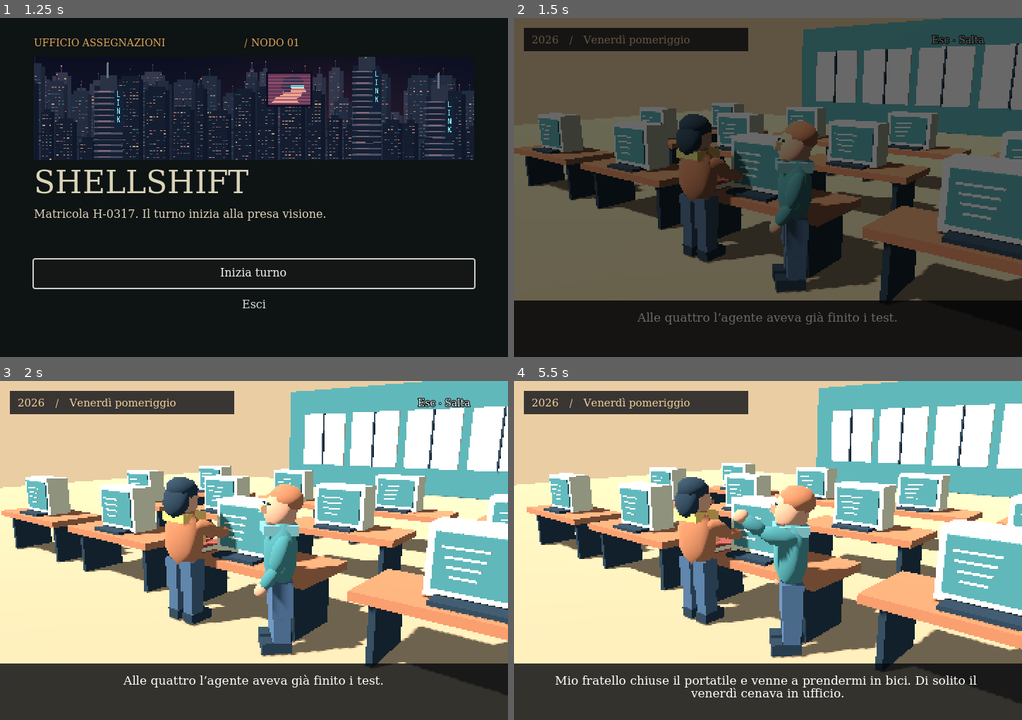
Above: before the commit, frames 1-4 (two rows, left to right).
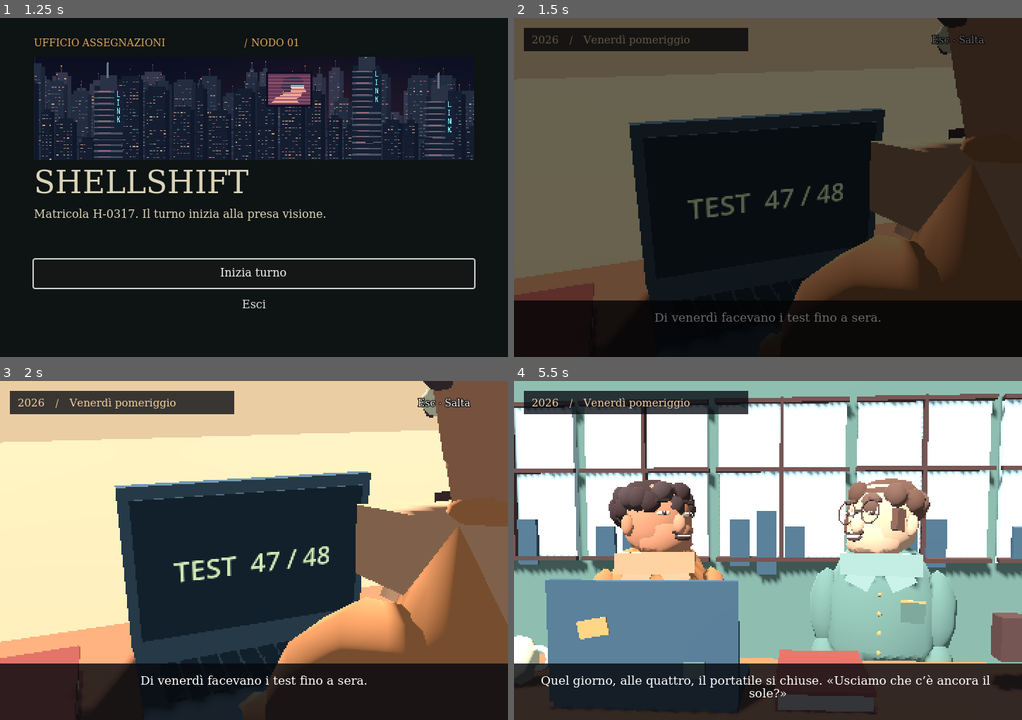
Above: after the commit, the same moments.

Repository: luciobaiocchi/Shellshift
Game: Godot game, scene res://menu.tscn
The game is run twice, just before and just after one commit, with the same random seed, the same clock (stepped at 60 frames per second) and the same inputs.
Inputs:
- Up to frame 1 (1.25 s): no input
- Up to frame 2 (1.5 s): click "Inizia turno" at 1.25 s
- Up to frame 3 (2 s): no input
- Up to frame 4 (5.5 s): no input

Frame 1 is identical in both runs. In frame 2, 50% of the frame differs, in the area x 0-100%, y 0-91%; in frame 3, 75%; in frame 4, 81%, in the area x 0-100%, y 0-99%.

Commit message:
Refine the programmers and stage their early Friday finish

Diff:
--- a/godot/menu.gd
+++ b/godot/menu.gd
@@ -11,6 +11,8 @@
 	secondary.pressed.connect(secondary_action)
 	film.finished.connect(show_receipt)
 	action.grab_focus()
+	if OS.get_cmdline_user_args().has("--programmatori"):
+		advance.call_deferred()
 
 func advance() -> void:
 	if receipt:
--- /dev/null
+++ b/godot/programmers.gd
@@ -0,0 +1,164 @@
+extends Node3D
+## Opening shot. All positions and performances are sampled against film time.
+var stage
+var cast := []
+var lid: Node3D
+var status: Label3D
+var clock_face: Label3D
+var laptop: Node3D
+const UMBER := Color("#513936")
+const DENIM := Color("#3e5666")
+const MOSS := Color("#638075")
+const BRASS := Color("#bd9057")
+
+func build(host) -> void:
+	stage = host
+	for side in [-1,1]:
+		var x := float(side)*.65
+		make_actor(x,side == -1)
+	stage.block(self,Vector3(0,.96,.54),Vector3(2.95,.11,.91),stage.WOOD)
+	for x in [-1.28,1.28]:
+		stage.block(self,Vector3(x,.47,.54),Vector3(.10,.93,.65),UMBER)
+	laptop = stage.joint(self,Vector3(-.44,1.025,.52))
+	laptop.rotation.y = PI
+	stage.block(laptop,Vector3.ZERO,Vector3(.75,.04,.49),DENIM)
+	for row in 3:
+		for col in 11:
+			stage.block(laptop,Vector3(-.29+.058*col,.025,-.10+.059*row),Vector3(.047,.012,.043),stage.INK)
+	lid = stage.joint(laptop,Vector3(0,.025,-.24))
+	stage.block(lid,Vector3(0,.24,0),Vector3(.76,.49,.035),DENIM)
+	var decal = stage.block(lid,Vector3(.19,.30,-.024),Vector3(.12,.07,.008),BRASS)
+	decal.rotation.z = -.19
+	stage.block(lid,Vector3(-.21,.14,-.025),Vector3(.085,.065,.008),MOSS)
+	stage.block(lid,Vector3(0,.24,.02),Vector3(.70,.42,.01),stage.INK)
+	status = lettering(lid,Vector3(0,.24,.035),"",.0023)
+	stage.book(Vector3(.28,1.05,.47))
+	stage.block(self,Vector3(0,2,-2.9),Vector3(11,4.4,.2),MOSS)
+	for i in range(-2,3):
+		var wx := i*1.6
+		stage.block(self,Vector3(wx,2.2,-2.75),Vector3(1.46,1.87,.08),Color("#b4cbd0"))
+		for y in [1.30,2.33,3.10]:
+			stage.block(self,Vector3(wx,y,-2.66),Vector3(1.52,.048,.08),UMBER)
+		stage.block(self,Vector3(wx,2.2,-2.66),Vector3(.04,1.86,.08),UMBER)
+		for j in 3:
+			stage.block(self,Vector3(wx-.49+.32*j,1.49,-2.68),Vector3(.23,.37+.18*((i+j+4)%3),.05),DENIM)
+	clock_face = lettering(self,Vector3(1.27,1.26,.54),"16:00",.003)
+	stage.block(self,Vector3(1.27,1.26,.48),Vector3(.46,.19,.10),UMBER)
+	# Folded cardigan, ceramic mug and handle on the worktop.
+	stage.round_part(self,Vector3(-1.1,1.13,.53),Vector3(.17,.23,.16),stage.PAPER)
+	var handle := TorusMesh.new()
+	handle.inner_radius = .035
+	handle.outer_radius = .061
+	var ring = stage.model(self,Vector3(-1.01,1.14,.53),handle,stage.PAPER)
+	ring.rotation.x = PI/2
+
+func lettering(parent: Node3D,pos: Vector3,value: String,unit: float) -> Label3D:
+	var label := Label3D.new()
+	parent.add_child(label)
+	label.position = pos
+	label.text = value
+	label.font_size = 36
+	label.pixel_size = unit
+	label.outline_size = 0
+	label.modulate = Color("#d1eab6")
+	return label
+
+func make_actor(x: float, curls: bool) -> void:
+	var coat := Color("#b77346") if curls else MOSS
+	var skin := Color("#b77859") if curls else Color("#d2a585")
+	var hair := Color("#3d2c2b") if curls else Color("#64463a")
+	stage.person(Vector3(x,0,-.12),coat,hair,"office")
+	var a: Dictionary = stage.actors.back()
+	var head: Node3D = a.head
+	# Rebuild the portrait while keeping the cast's proportions and rig.
+	for child in head.get_children():
+		child.free()
+	stage.round_part(head,Vector3(0,.02,0),Vector3(.44,.50,.39),skin)
+	stage.round_part(head,Vector3(0,-.085,.045),Vector3(.354,.32,.32),skin)
+	stage.round_part(head,Vector3(0,-.025,.193),Vector3(.079,.12,.09),skin.lightened(.07))
+	for side in [-1,1]:
+		stage.round_part(head,Vector3(side*.21,-.005,0),Vector3(.079,.13,.073),skin)
+	stage.round_part(head,Vector3(0,.13,-.045),Vector3(.47,.32,.4),hair)
+	var count := 17 if curls else 9
+	for i in count:
+		var angle := TAU*i/count
+		var tuft = stage.round_part(head,Vector3(.193*cos(angle),.13+.045*sin(i*2.7),.155*sin(angle)-.018),Vector3(.138,.15,.12),hair.lightened(.028*(i%3)))
+		tuft.rotation.z = .4*sin(i)
+	if curls:
+		stage.round_part(head,Vector3(-.06,.13,-.20),Vector3(.28,.25,.24),hair)
+	else:
+		for side in [-1,1]:
+			stage.block(head,Vector3(side*.176,.016,.075),Vector3(.049,.12,.063),hair)
+	var eyes := []
+	var brows := []
+	var lips := []
+	var smile = stage.round_part(head,Vector3(0,-.101,.212),Vector3(.12,.04,.018),UMBER)
+	var teeth = stage.block(head,Vector3(0,-.095,.224),Vector3(.084,.012,.01),stage.PAPER)
+	for side in [-1,1]:
+		var eye = stage.joint(head,Vector3(side*.09,.04,.174))
+		eye.rotation.y = side*.24
+		stage.round_part(eye,Vector3.ZERO,Vector3(.092,.044,.031),stage.PAPER)
+		stage.round_part(eye,Vector3(0,0,.014),Vector3(.033,.039,.016),UMBER)
+		stage.block(eye,Vector3(-.006,.008,.023),Vector3(.009,.009,.006),Color.WHITE)
+		eyes.append(eye)
+		var brow = stage.block(head,Vector3(side*.09,.089,.174),Vector3(.083,.018,.026),hair)
+		brows.append(brow)
+		var lip = stage.joint(head,Vector3(0,-.10,.217))
+		stage.block(lip,Vector3(side*.036,0,0),Vector3(.074,.014,.013),UMBER)
+		lips.append(lip)
+		var collar = stage.block(a.spine,Vector3(side*.095,.60,.163),Vector3(.14,.16,.052),coat.lightened(.23))
+		collar.rotation.z = side*.46
+	for j in 4:
+		stage.round_part(a.spine,Vector3(0,.49-j*.105,.217),Vector3(.025,.025,.015),BRASS)
+	stage.block(a.spine,Vector3(.174,.40,.175),Vector3(.123,.117,.031),coat.darkened(.15))
+	stage.block(a.spine,Vector3(.174,.457,.20),Vector3(.124,.012,.012),BRASS)
+	if not curls:
+		for side in [-1,1]:
+			var rims := TorusMesh.new()
+			rims.inner_radius = .060
+			rims.outer_radius = .068
+			var rim = stage.model(head,Vector3(side*.089,.043,.203),rims,UMBER)
+			rim.rotation.x = PI/2
+		stage.block(head,Vector3(0,.048,.201),Vector3(.06,.013,.018),UMBER)
+	cast.append({"rig":a,"eyes":eyes,"brows":brows,"lips":lips,"smile":smile,"teeth":teeth})
+
+func frame(t: float) -> void:
+	var relief := smoothstep(2.6,3.7,t)
+	var bump := smoothstep(5.2,6.3,t) - smoothstep(6.6,7.5,t)
+	status.text = "TEST  47 / 48" if t < 1.55 else "48 / 48\nTUTTI SUPERATI"
+	lid.rotation.x = 1.49*smoothstep(8.0,9.1,t)
+	for i in 2:
+		var actor: Dictionary = cast[i]
+		var rig: Dictionary = actor.rig
+		var side := 1 if i == 0 else -1
+		var look := smoothstep(2.65+i*.36,4+i*.3,t)
+		rig.body.rotation.y = side*.21*look
+		rig.head.rotation.y = side*(.14+.58*look)
+		rig.head.rotation.x = .25*(1-relief)-.12*relief+.046*sin(t*9+i)*bump
+		actor.smile.scale.y = .012 + .032*relief
+		actor.teeth.visible = relief > .48
+		rig.spine.rotation.x = .12*(1-relief)-.07*relief
+		rig.spine.position.y = .91 - .045*relief + .025*bump*sin(t*10)
+		for j in 2:
+			var sign_x := -1 if j == 0 else 1
+			actor.eyes[j].scale.y = (1-.37*relief) * (1-.90*exp(-pow((t-4.9-i*.25)/.11,2)))
+			actor.brows[j].position.y = .088 + .026*look
+			actor.brows[j].rotation.z = -sign_x*.10*relief
+			actor.lips[j].rotation.z = sign_x*.43*relief
+			rig.arms[j].rotation.x = -.66*(1-relief) + .09*sin(t*13+j)*(1-relief)
+			rig.arms[j].rotation.z = 0
+		var inner: Node3D = rig.arms[1-i]
+		inner.rotation.z = side*1.37*bump
+		inner.rotation.x -= .36*bump
+		if i == 0:
+			inner.rotation.x -= .92*(smoothstep(7.4,8.1,t)-smoothstep(9.1,9.7,t))
+	var cam: Camera3D = stage.camera
+	if t < 3.15:
+		cam.position = Vector3(-.04,1.76,-.44)
+		cam.look_at(Vector3(-.44,1.32,.75))
+	elif t < 7.7:
+		cam.position = Vector3(.09+.08*sin(t*.5),1.78,2.53-.06*(t-2.65))
+		cam.look_at(Vector3(0,1.59,-.12))
+	else:
+		cam.position = Vector3(1.85,1.98,2.34)
+		cam.look_at(Vector3(-.1,1.44,.07))
--- a/godot/stage.gd
+++ b/godot/stage.gd
@@ -8,6 +8,7 @@
 const PAPER := Color("#ddd4af")
 const BLUE := Color("#425971")
 
+var opening: Node3D
 var camera := Camera3D.new()
 var set_root := Node3D.new()
 var actors: Array[Dictionary] = []
@@ -123,6 +124,9 @@
 func frame(index: int, t: float) -> void:
 	if index != scene_index:
 		build_set(index)
+	if index == 0:
+		opening.frame(t)
+		return
 	for i in actors.size():
 		var a := actors[i]
 		var phase := t*4.2+i*.83
@@ -174,7 +178,11 @@
 	eye = Vector3(4,2.6,5)
 	target = Vector3(0,1,0)
 	match index:
-		0,4,9:
+		0:
+			opening = preload("res://programmers.gd").new()
+			set_root.add_child(opening)
+			opening.build(self)
+		4,9:
 			block(set_root,Vector3(0,2.6,-17),Vector3(22,5.2,.3),TEAL)
 			for bay in range(-3,4):
 				block(set_root,Vector3(bay*2.9,2.6,-16.8),Vector3(2.5,2.7,.09),PAPER if warm else BLUE)
--- a/godot/transfer.gd
+++ b/godot/transfer.gd
@@ -5,7 +5,7 @@
 const YEARS := ["2026","2026","2027","2029","2030","2032","2041","2053","2053","TURNO 01"]
 const SOURCES := ["Venerdì pomeriggio","Diario di campo","Spazio pubblicitario","Giardino dell’ospedale","Reparto ricerca","Registro della cupola","Seduta pubblica","Ufficio trasferimenti","Diario di campo","Terminale H-0317"]
 const LINES := [
-	"Alle quattro l’agente aveva già finito i test. Mio fratello chiuse il portatile e venne a prendermi in bici. Di solito il venerdì cenava in ufficio.",
+	"Di venerdì facevano i test fino a sera. Quel giorno, alle quattro, il portatile si chiuse. «Usciamo che c’è ancora il sole?»",
 	"Quella sera disegnai tre stelle. Chiesi all’agente di inseguire la terza col telescopio. Ogni volta aspettava il mio sì.",
 	"Le aziende che vendevano gli agenti comprarono tutte le vetrine. Promettevano cure per ogni malattia, la fine del cancro, della fame e delle disuguaglianze. Un reddito universale, per tutti.",
 	"Il primo accredito pagò il viaggio in ospedale. Dopo la cura mamma tornò a casa con me. Quando ci chiesero di affidare agli agenti anche le liste d’attesa, firmai.",
@@ -40,6 +40,9 @@
 		return
 	elapsed += delta
 	if elapsed >= SECONDS[shot]:
+		if OS.get_cmdline_user_args().has("--programmatori"):
+			start()
+			return
 		if shot + 1 == LINES.size():
 			stop()
 			finished.emit()
Not shown, added: godot/programmers.gd.uid
Not shown, added: previews/programmatori.mp4
